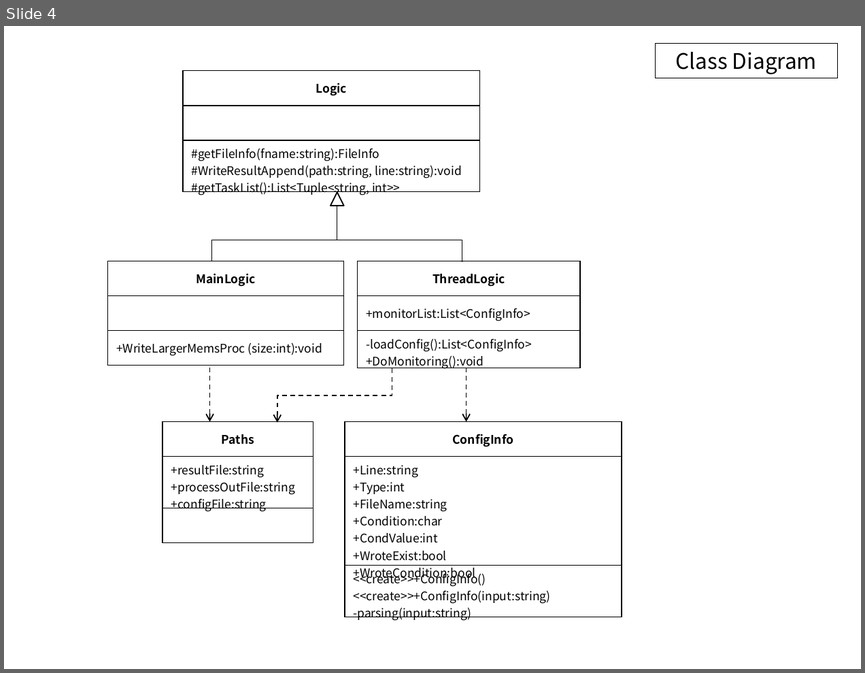
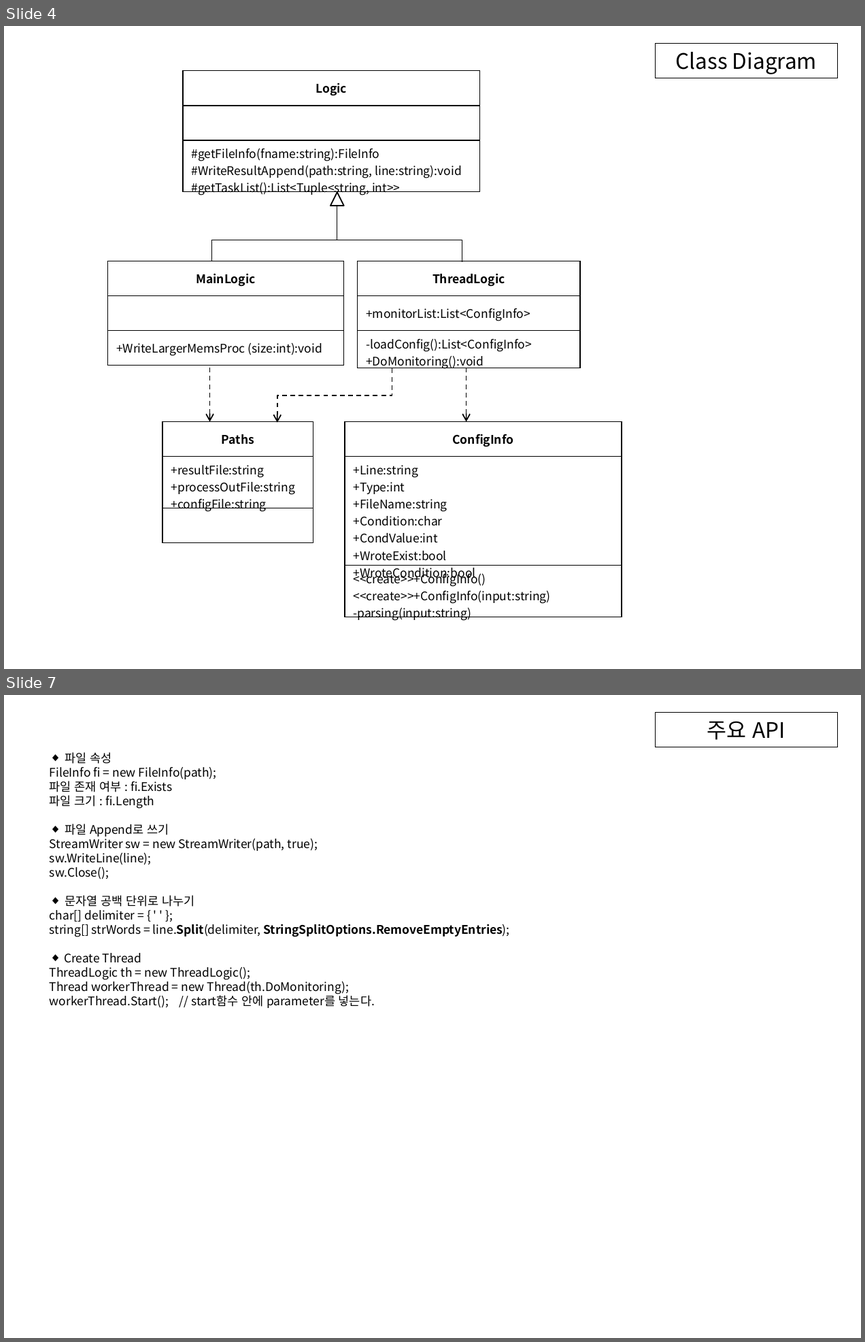
Before and after one commit to ambidext/CS_ConsoleGit, a slide deck: Monitoring/Flowchart.pptx. Shown one above the other, each under a label of ours: slide 4 before the commit, slides 4 and 7 after it; the slides between them are not shown. The pictures are 865x673 and 865x1342 pixels, drawn with LibreOffice and Linux fonts; fonts in the diff are those of the drawing. Boxes give left, top, right and bottom in pixels: in the first picture for what was removed or moved away, otherwise in the second. Text is boxed around its words. In the diff, an @@ line names an element or a change of style, - is before the commit and + after.

```diff
--- a/Monitoring/Flowchart.pptx
+++ b/Monitoring/Flowchart.pptx
@@ slide 7 added at bbox=[4, 695, 861, 1338], background #FFFFFF @@
@@ rectangle added at bbox=[655, 713, 838, 747], outline #000000 0.75 pt, 18 pt, text #000000 @@
+주요 API
@@ text added at bbox=[50, 752, 509, 1008], 10 pt, text #000000 @@
+◆ 파일 속성
+FileInfo fi = new FileInfo(path);
+파일 존재 여부 : fi.Exists
+파일 크기 : fi.Length
+◆ 파일 Append로 쓰기
+StreamWriter sw = new StreamWriter(path, true);
+sw.WriteLine(line);
+sw.Close();
+◆ 문자열 공백 단위로 나누기
+char[] delimiter = { ' ' };
+string[] strWords = line.Split(delimiter, StringSplitOptions.RemoveEmptyEntries);
+◆ Create Thread
+ThreadLogic th = new ThreadLogic();
+Thread workerThread = new Thread(th.DoMonitoring);
+workerThread.Start(); // start함수 안에 parameter를 넣는다.
```
Also in this commit, not shown: 2 slides changed, 1 other slide added, 1 other file.
